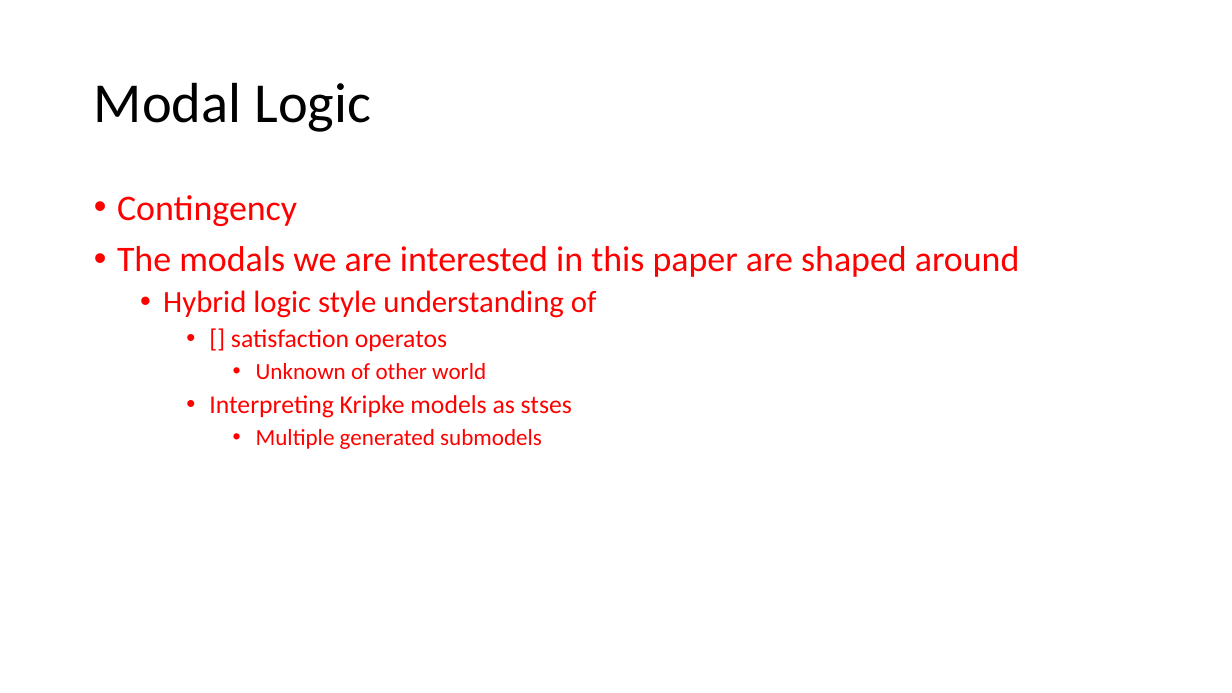
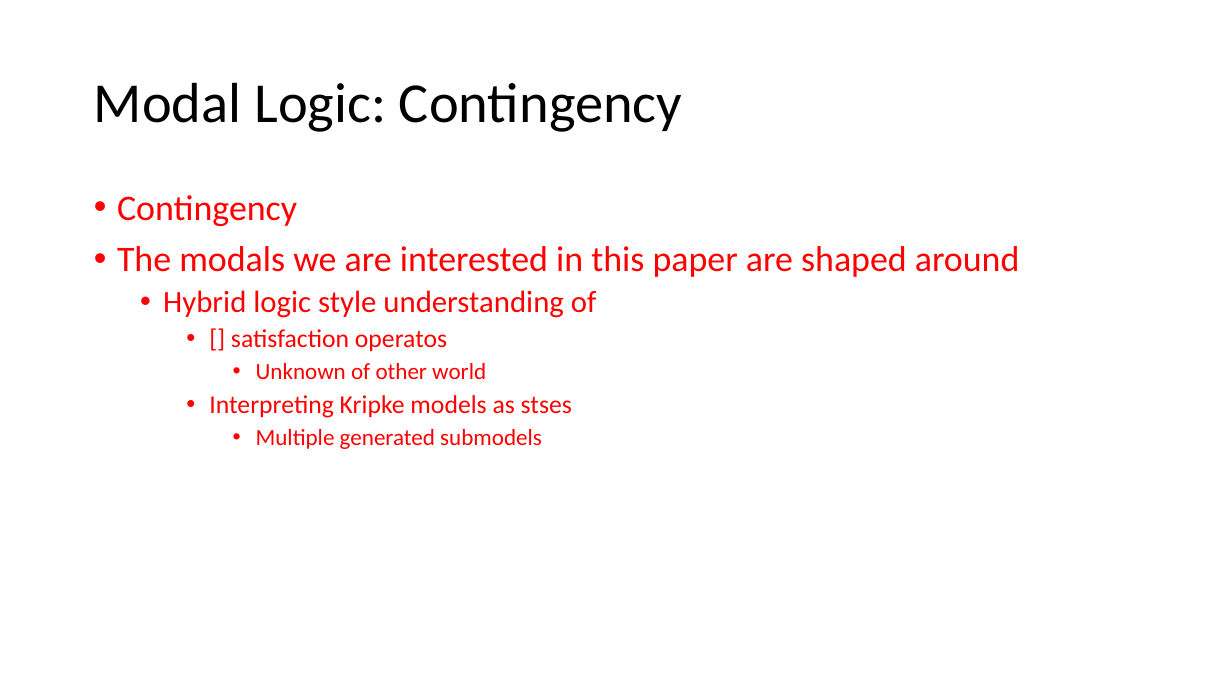
Before and after one commit to Contingent-Systems/modal_abstractions_presentations, a slide deck: slide 11 of thesis_proposal/proposal.pptx (slide 6 before the commit). Drawn at 1232x693 pixels with LibreOffice and Linux fonts; fonts in the diff are those of the drawing. Boxes give left, top, right and bottom in pixels: in the first picture for what was removed or moved away, otherwise in the second. Text is boxed around its words. In the diff, an @@ line names an element or a change of style, - is before the commit and + after.

```diff
--- a/thesis_proposal/proposal.pptx
+++ b/thesis_proposal/proposal.pptx
@@ title at box(94, 82, 682, 132): text changed @@
-Modal Logic
+Modal Logic: Contingency
```
Also in this commit, not shown: 4 other slides changed, 18 slides added, 3 slides removed.
